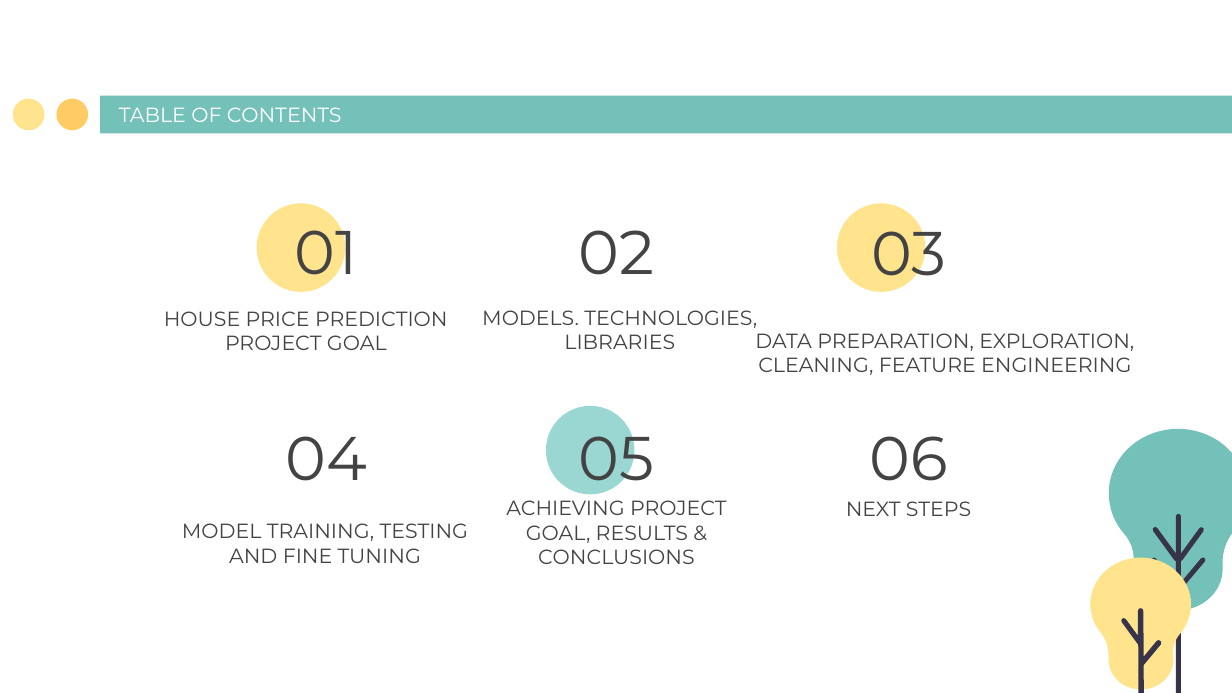
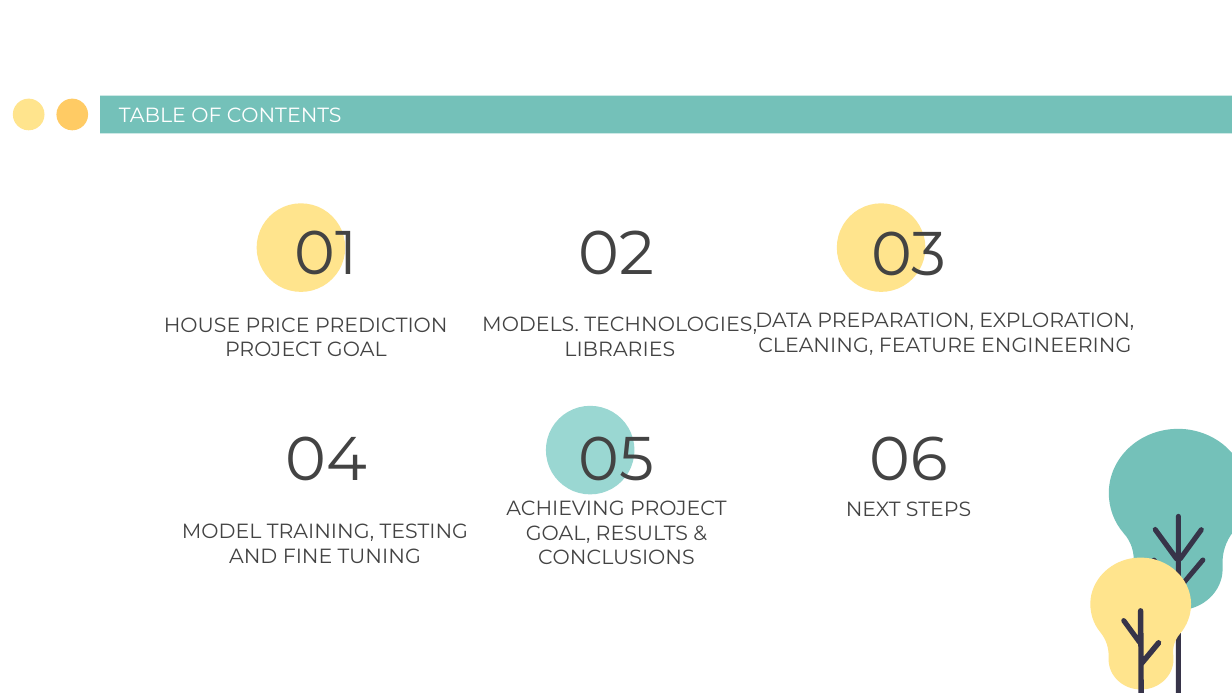
Before and after one commit to BrownTD/Final-Project, a slide deck: slide 2 of Group 2 Final Project House Price Prediction.pptx. Drawn at 1232x693 pixels with LibreOffice and Linux fonts; fonts in the diff are those of the drawing. Boxes give left, top, right and bottom in pixels: in the first picture for what was removed or moved away, otherwise in the second. Text is boxed around its words. In the diff, an @@ line names an element or a change of style, - is before the commit and + after.

```diff
--- a/Group 2 Final Project House Price Prediction.pptx
+++ b/Group 2 Final Project House Price Prediction.pptx
@@ title "HOUSE PRICE PREDICTION PROJECT GOAL": place and size @@
-title "HOUSE PRICE PREDICTION PROJECT GOAL" at bbox=[164, 311, 448, 350]
+title "HOUSE PRICE PREDICTION PROJECT GOAL" at bbox=[164, 317, 448, 356]
@@ title "MODELS. TECHNOLOGIES, LIBRARIES": place and size @@
-title "MODELS. TECHNOLOGIES, LIBRARIES" at bbox=[482, 310, 757, 349]
+title "MODELS. TECHNOLOGIES, LIBRARIES" at bbox=[482, 316, 757, 356]
@@ title "DATA PREPARATION, EXPLORATION, CLEANING, FEATURE ...": place and size @@
-title "DATA PREPARATION, EXPLORATION, CLEANING, FEATURE ..." at bbox=[755, 333, 1134, 375]
+title "DATA PREPARATION, EXPLORATION, CLEANING, FEATURE ..." at bbox=[755, 312, 1134, 355]
```
Also in this commit, not shown: 7 other slides changed, 6 slides added.
